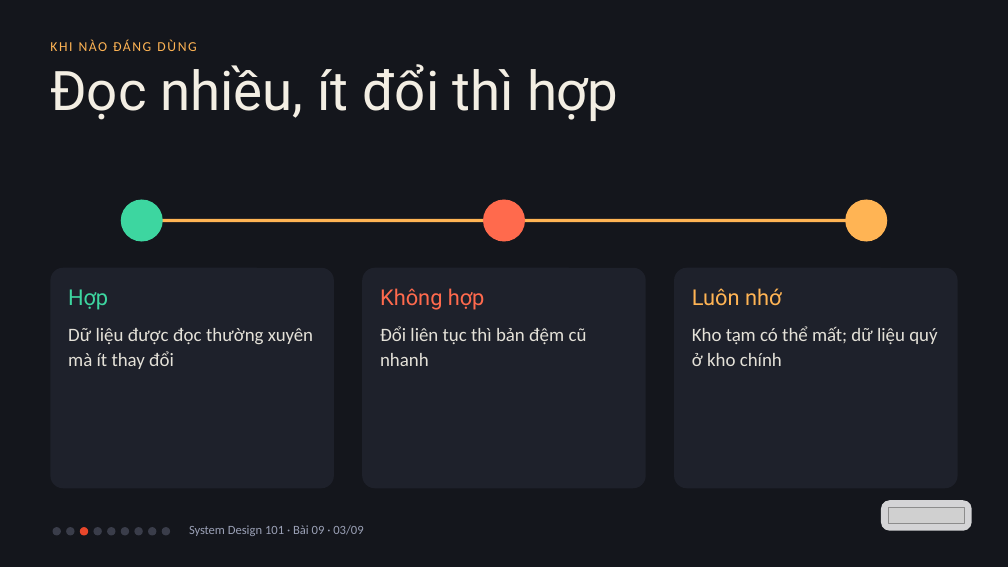
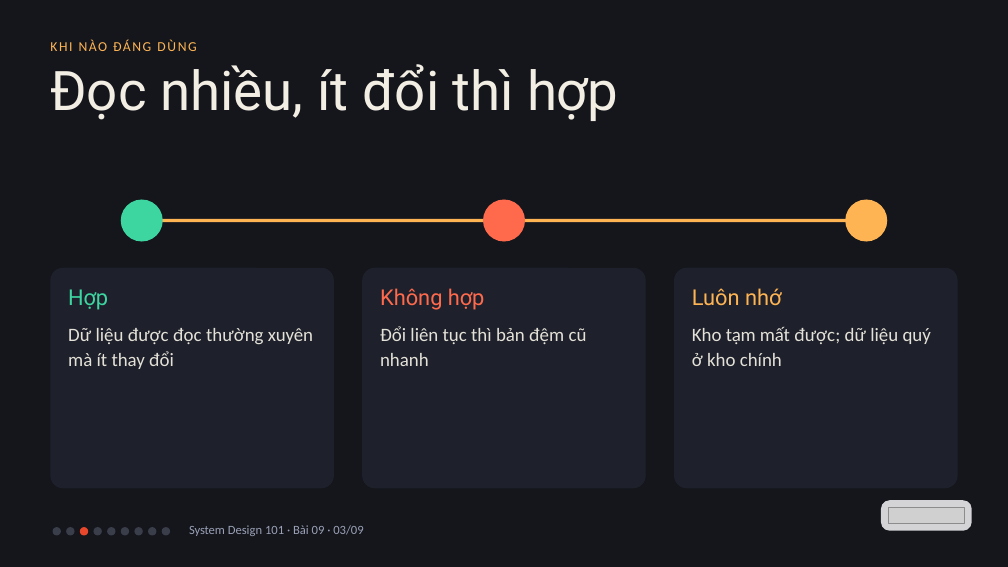
Before and after one commit to vohoailinh90/tool-marketing-studio, a slide deck: slide 3 of system-design-101/vi/lessons/sd-06-009/slides/sd-06-009.pptx. Drawn at 1008x567 pixels with LibreOffice and Linux fonts; fonts in the diff are those of the drawing; grey boxes stand for pictures. Boxes give left, top, right and bottom in pixels: in the first picture for what was removed or moved away, otherwise in the second. Text is boxed around its words. In the diff, an @@ line names an element or a change of style, - is before the commit and + after.

```diff
--- a/system-design-101/vi/lessons/sd-06-009/slides/sd-06-009.pptx
+++ b/system-design-101/vi/lessons/sd-06-009/slides/sd-06-009.pptx
@@ text at (x1=692, y1=327, x2=931, y2=366): text changed @@
-Kho tạm có thể mất; dữ liệu quý ở kho chính
+Kho tạm mất được; dữ liệu quý ở kho chính
```
Also in this commit, not shown: 1 other slide changed, 1 other file.
